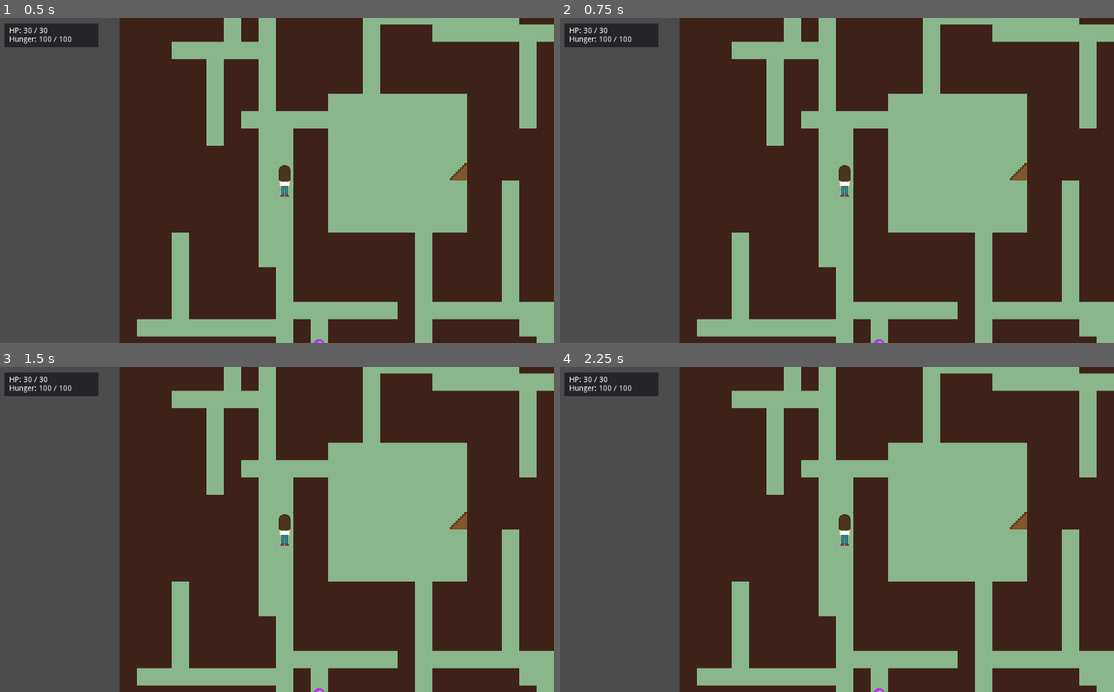
Above: before the commit, frames 1-4 (two rows, left to right).
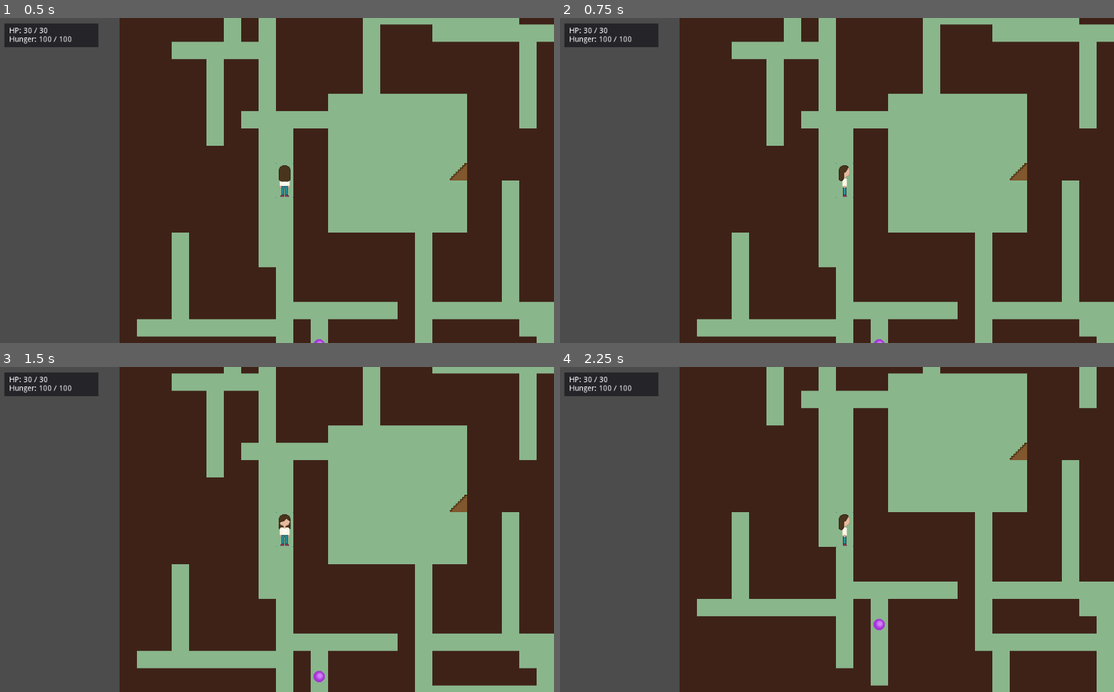
Above: after the commit, the same moments.

Repository: AnaNymus/roguelike
Game: Godot game, scene res://scenes/main.tscn
Same seed, same stepped clock (60 frames per second), same inputs: the game is played once before the commit and once after it.
Inputs:
- Up to frame 1 (0.5 s): no input
- Up to frame 2 (0.75 s): tap Enter at 0.5 s; hold Right (ui_right) from 0.53 s (still down)
- Up to frame 3 (1.5 s): tap Space (ui_select) at 0.77, 1.25 s; release Right (ui_right) at 1.28 s; hold Down (ui_down) from 1.28 s (still down)
- Up to frame 4 (2.25 s): tap Space (ui_select) at 1.52 s; release Down (ui_down) at 2.03 s; hold Right (ui_right) from 2.03 s (still down)

Frame 1 is identical in both runs. In frame 2, 0.1% of the frame differs, in the area x 50-53%, y 45-56%; in frame 3, 14%; in frame 4, 26%, in the area x 24-100%, y 0-100%.
Error before the commit: Invalid call. Nonexistent function 'change_dir' in base 'Node2D (player.gd)'. (res://scripts/main.gd:102)

Commit message:
fixed item pickup bug

Diff:
--- a/scripts/main.gd
+++ b/scripts/main.gd
@@ -114,4 +114,5 @@
 					player.position = map2screen(player.pos)
 				else:
 					allInputLocked = true
+					map.itemMap[screen2map(item.position).x][screen2map(item.position).y] = null
 					player.pickup_item(item)
--- a/scripts/player.gd
+++ b/scripts/player.gd
@@ -67,6 +67,10 @@
 
 	update_status_panel()
 
+func change_dir(d):
+	dir = d
+	self.get_node("Sprite").frame = dir - 1
+
 ## MOVEMENT FUNCTIONS
 
 func move_up():
